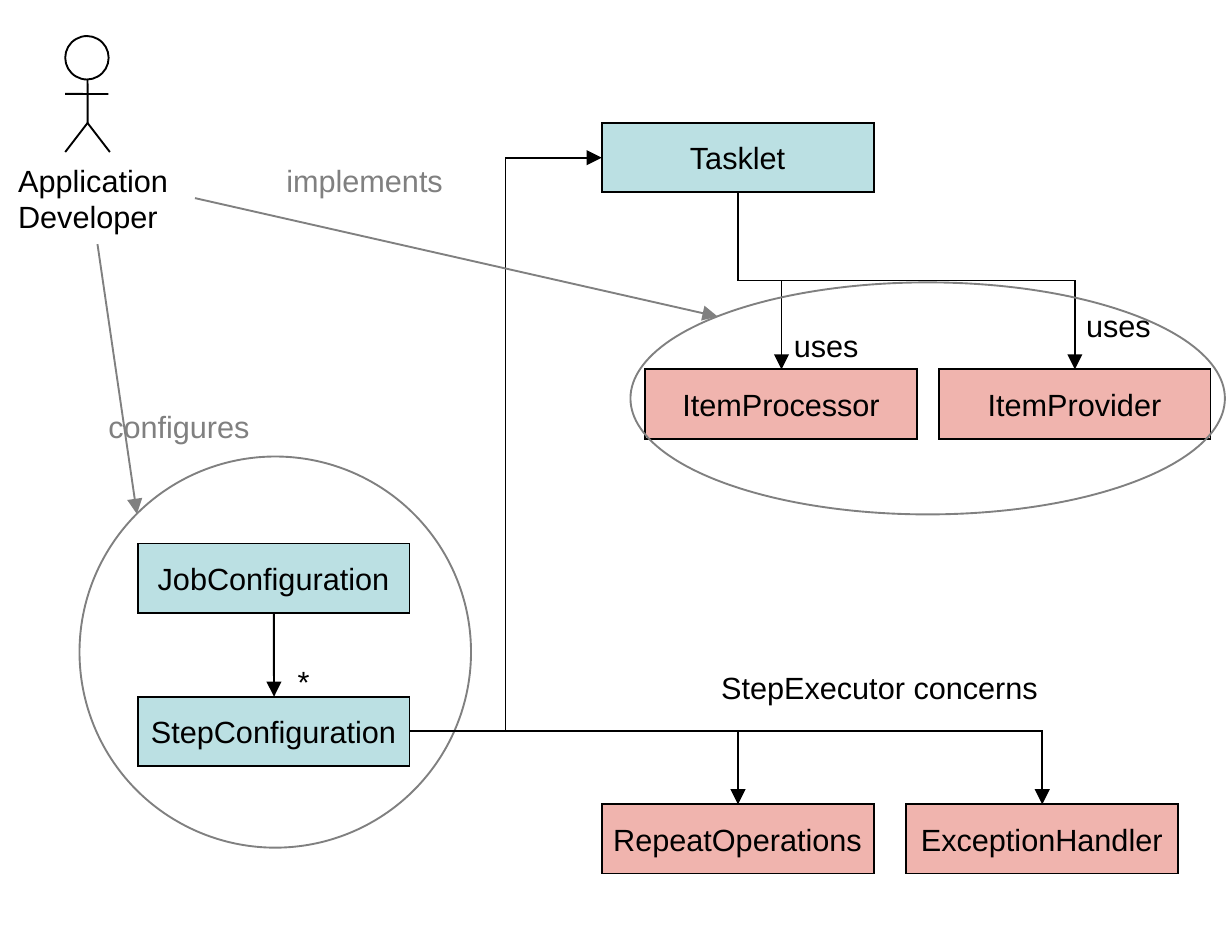
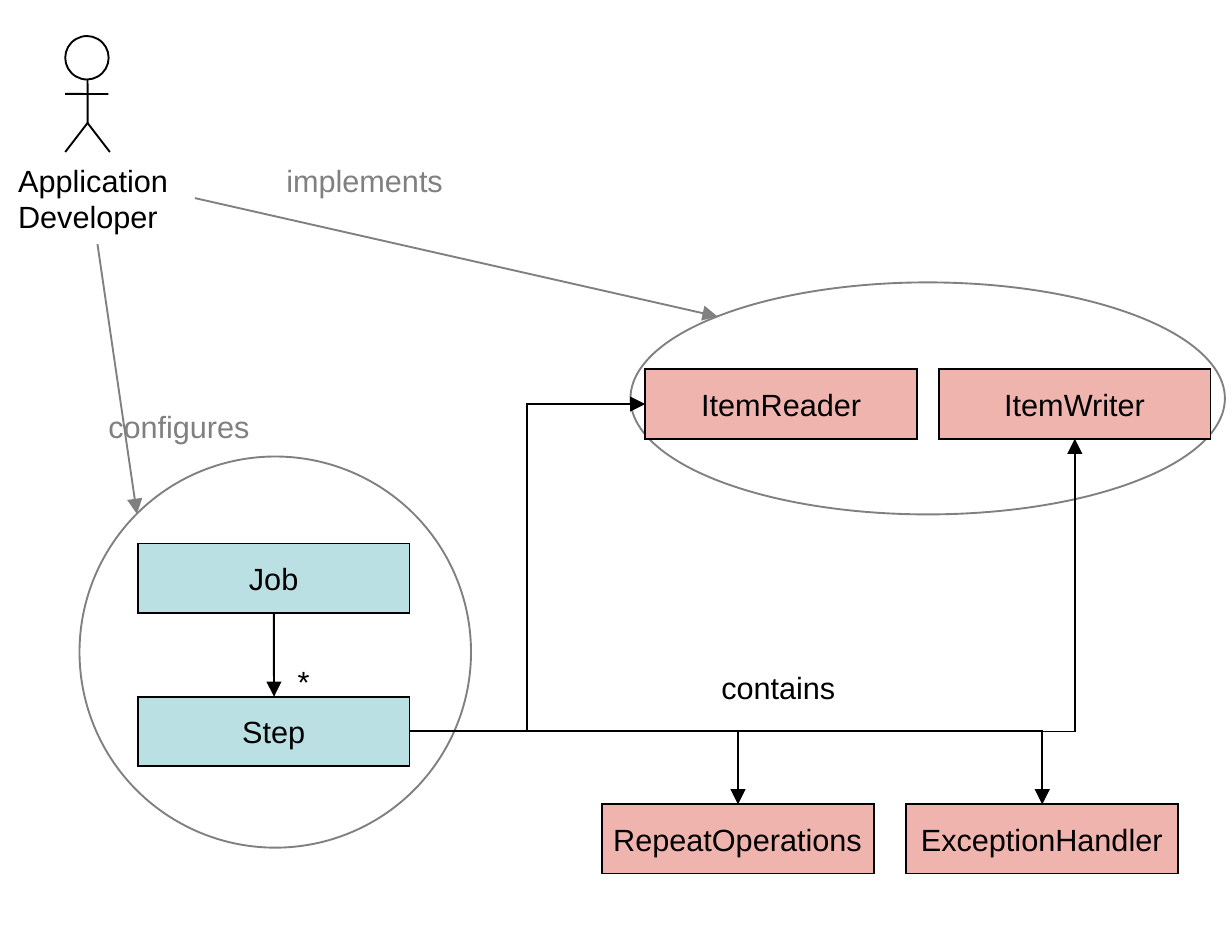
Before and after one commit to spring-projects/spring-batch, a slide deck: slide 8 of src/site/ppt/Figures.ppt. Drawn at 1232x942 pixels with LibreOffice and Linux fonts; fonts in the diff are those of the drawing. Boxes give left, top, right and bottom in pixels: in the first picture for what was removed or moved away, otherwise in the second. Text is boxed around its words. In the diff, an @@ line names an element or a change of style, - is before the commit and + after.

```diff
--- a/src/site/ppt/Figures.ppt
+++ b/src/site/ppt/Figures.ppt
@@ rectangle removed at (x1=602, y1=123, x2=875, y2=193) @@
-Tasklet
@@ elbow arrow removed from (738, 192) to (783, 370) @@
@@ elbow arrow removed from (738, 192) to (1075, 370) @@
@@ text removed at (x1=1086, y1=312, x2=1151, y2=338) @@
-uses
@@ text removed at (x1=794, y1=340, x2=859, y2=358) @@
-uses
@@ elbow arrow moved from (602, 158) - (409, 731) to (646, 405) - (409, 731) @@
@@ text in rectangle at (x1=701, y1=393, x2=861, y2=417): text changed @@
-ItemProcessor
+ItemReader
@@ text in rectangle at (x1=1004, y1=393, x2=1145, y2=417): text changed @@
-ItemProvider
+ItemWriter
@@ elbow arrow added from (409, 731) to (1075, 438), #000000 0.74 pt @@
@@ text in rectangle at (x1=249, y1=567, x2=298, y2=591): text changed @@
-JobConfiguration
+Job
@@ text removed at (x1=721, y1=677, x2=1038, y2=705) @@
-StepExecutor concerns
@@ text added at (x1=721, y1=676, x2=835, y2=700), 12 pt, text #000000 @@
+contains
@@ text in rectangle at (x1=242, y1=721, x2=305, y2=749): text changed @@
-StepConfiguration
+Step
```
Also in this commit, not shown: 8 other slides changed, 1 slide removed, 1 other file.
